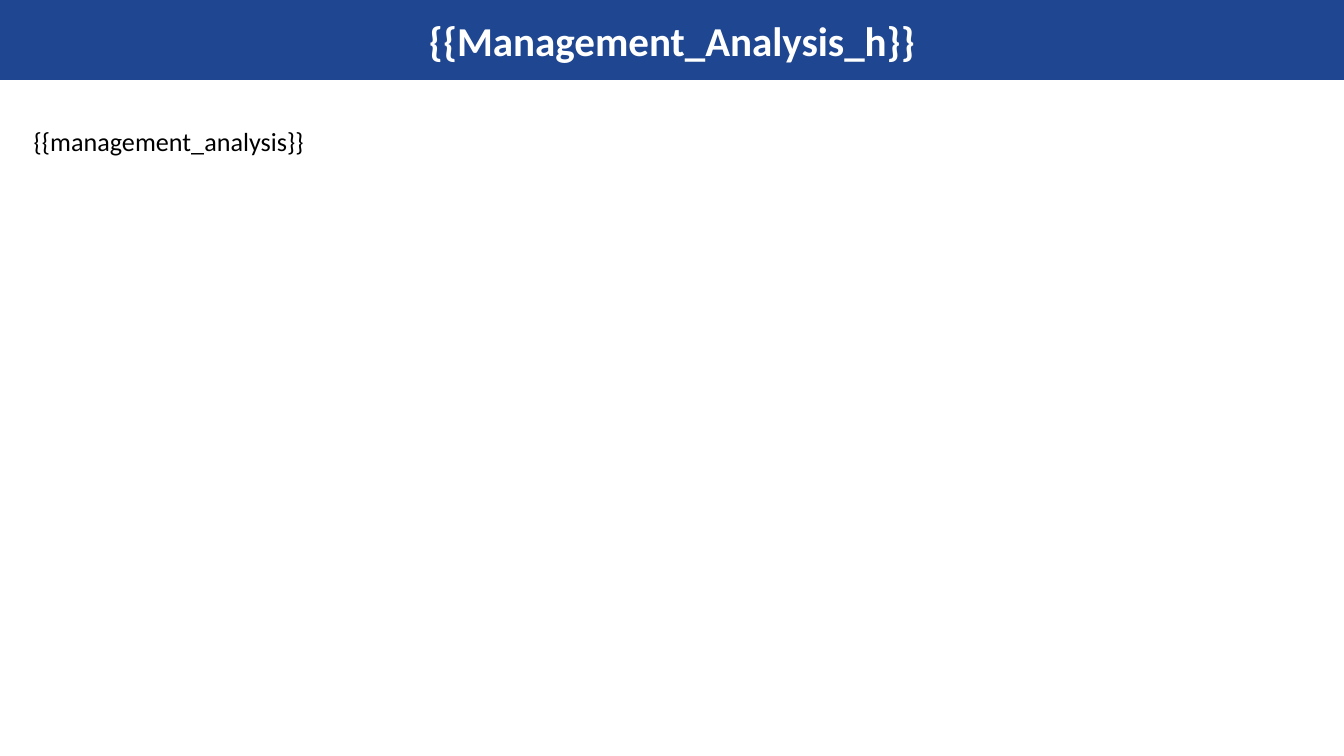
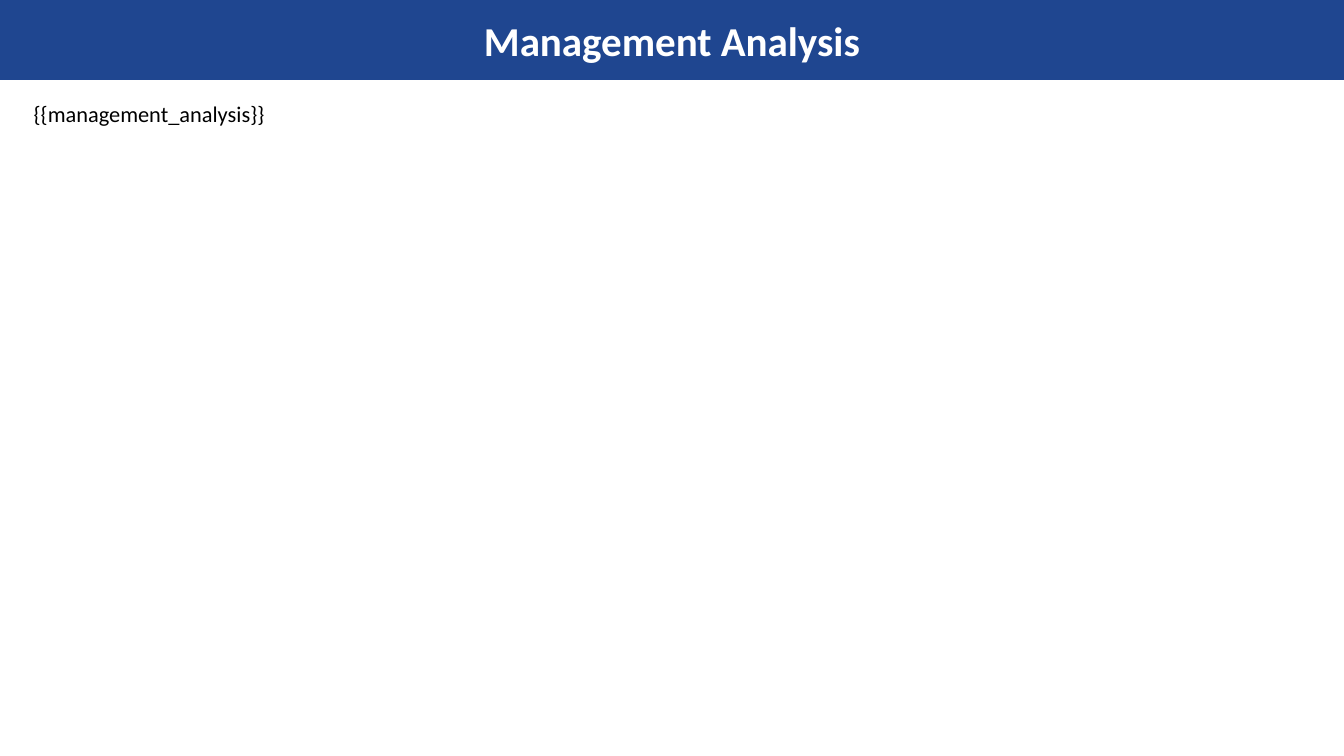
Before and after one commit to pratik1133/fluffy-lamp, a slide deck: slide 5 of master_template.pptx. Drawn at 1344x756 pixels with LibreOffice and Linux fonts; fonts in the diff are those of the drawing; background and template pictures are left out. Boxes give left, top, right and bottom in pixels: in the first picture for what was removed or moved away, otherwise in the second. Text is boxed around its words. In the diff, an @@ line names an element or a change of style, - is before the commit and + after.

```diff
--- a/master_template.pptx
+++ b/master_template.pptx
@@ title at box(484, 27, 860, 63): text changed @@
-{{Management_Analysis_h}}
+Management Analysis
@@ text "{{management_analysis}}": place and size @@
-text "{{management_analysis}}" at box(34, 132, 304, 156)
+text "{{management_analysis}}" at box(34, 106, 265, 126)
@@ text "{{management_analysis}}" at box(34, 106, 265, 126): size 14 to 12 pt @@
```
Also in this commit, not shown: 15 other slides changed.
